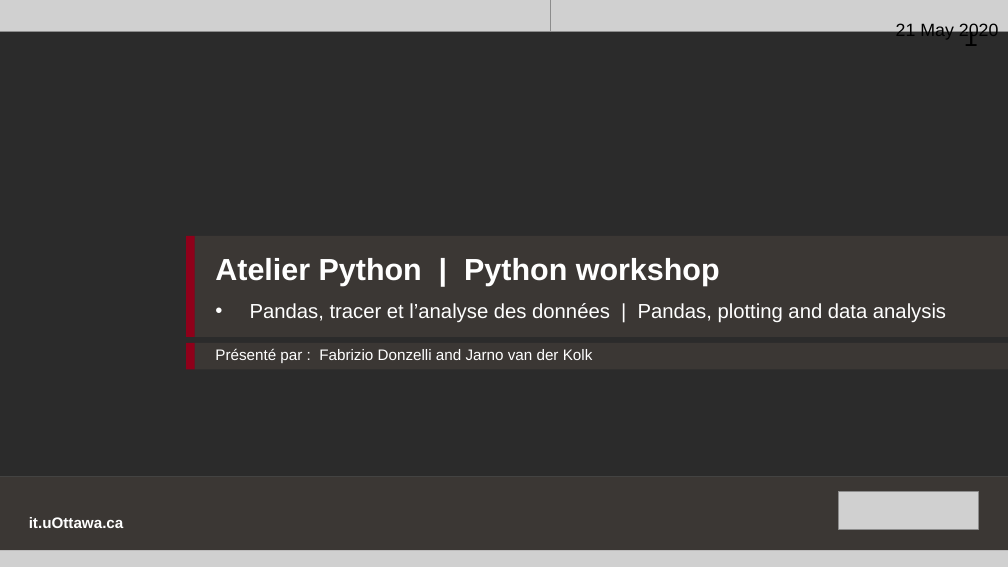
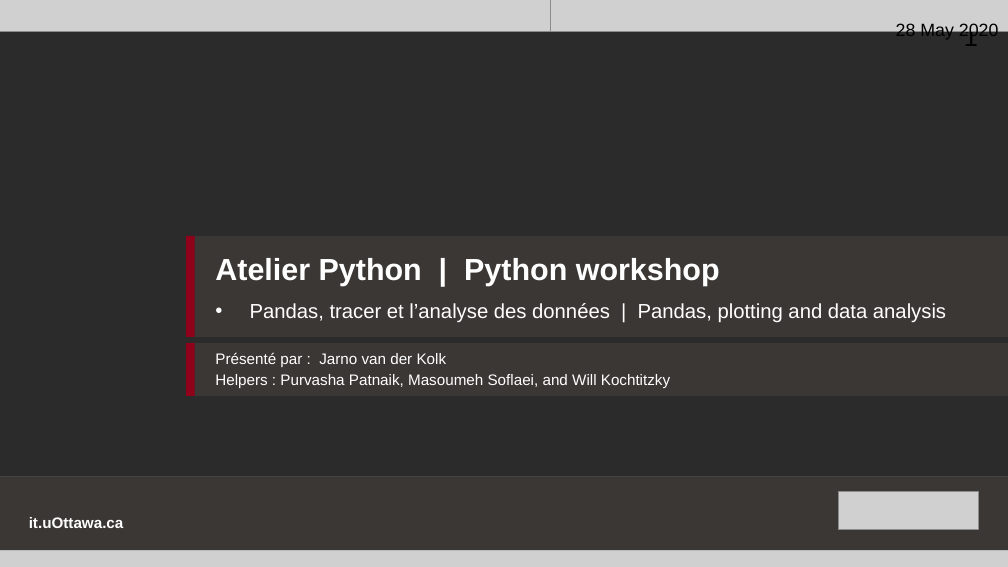
Before and after one commit to drjarno/python-workshop-2020-may, a slide deck: slide 1 of Slides.odp. Drawn at 1008x567 pixels with LibreOffice and Linux fonts; fonts in the diff are those of the drawing; grey boxes stand for pictures; background and template pictures are left out; a plain dark background stands for a picture behind light text. Boxes give left, top, right and bottom in pixels: in the first picture for what was removed or moved away, otherwise in the second. Text is boxed around its words. In the diff, an @@ line names an element or a change of style, - is before the commit and + after.

```diff
--- a/Slides.odp
+++ b/Slides.odp
@@ text at (896,22,999,40): text changed @@
-21 May 2020
+28 May 2020
@@ rectangle: place and size @@
-rectangle at (187,343,195,370)
+rectangle at (187,343,195,396)
@@ rectangle: place and size @@
-rectangle at (195,343,1008,370)
+rectangle at (195,343,1008,396)
@@ text at (215,352,670,388): text changed @@
-Présenté par : Fabrizio Donzelli and Jarno van der Kolk
+Présenté par : Jarno van der Kolk
+Helpers : Purvasha Patnaik, Masoumeh Soflaei, and Will Kochtitzky
```
Also in this commit, not shown: 1 other slide changed, 16 slides added.
